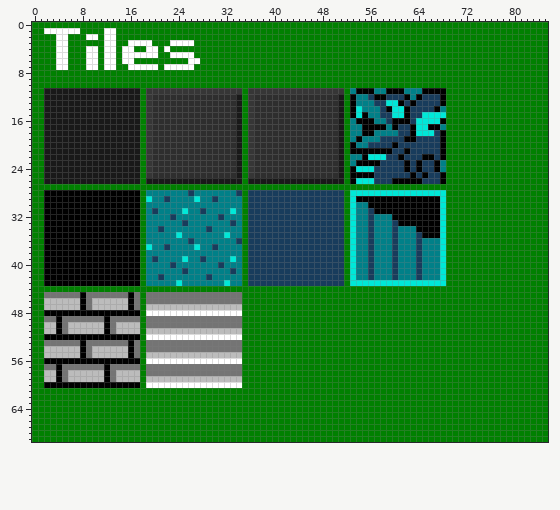
A sprite sheet gets an edit: cse3902/Content/Tileset.png. The first picture shows the starting point.
The file is 86x70 pixels. Colours within 5 levels of each other are drawn and written as one.
After:
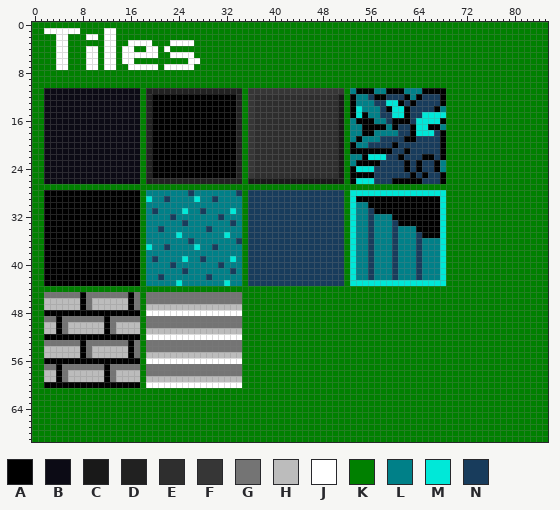
Palette (. is transparent): A #000000  B #0c0b15  C #191919  D #212121  E #2e2e2e  F #363636  G #747474  H #bcbcbc  J #ffffff  K #008000  L #008088  M #00e8d8  N #183c5c
Diff:
y 11: x 2..17 CCCCCCCCCCCCCCCC -> BBBBBBBBBBBBBBBB; x 19..34 FFFFFFFFFFFFFFFF -> DDDDDDDDDDDDDDDD
y 12..25: x 2..17 CCCCCCCCCCCCCCCC -> BBBBBBBBBBBBBBBB; x 19..34 FEEEEEEEEEEEEEEC -> DAAAAAAAAAAAAAAD
y 26: x 2..17 CCCCCCCCCCCCCCCC -> BBBBBBBBBBBBBBBB; x 19..34 CCCCCCCCCCCCCCCC -> DDDDDDDDDDDDDDDD
